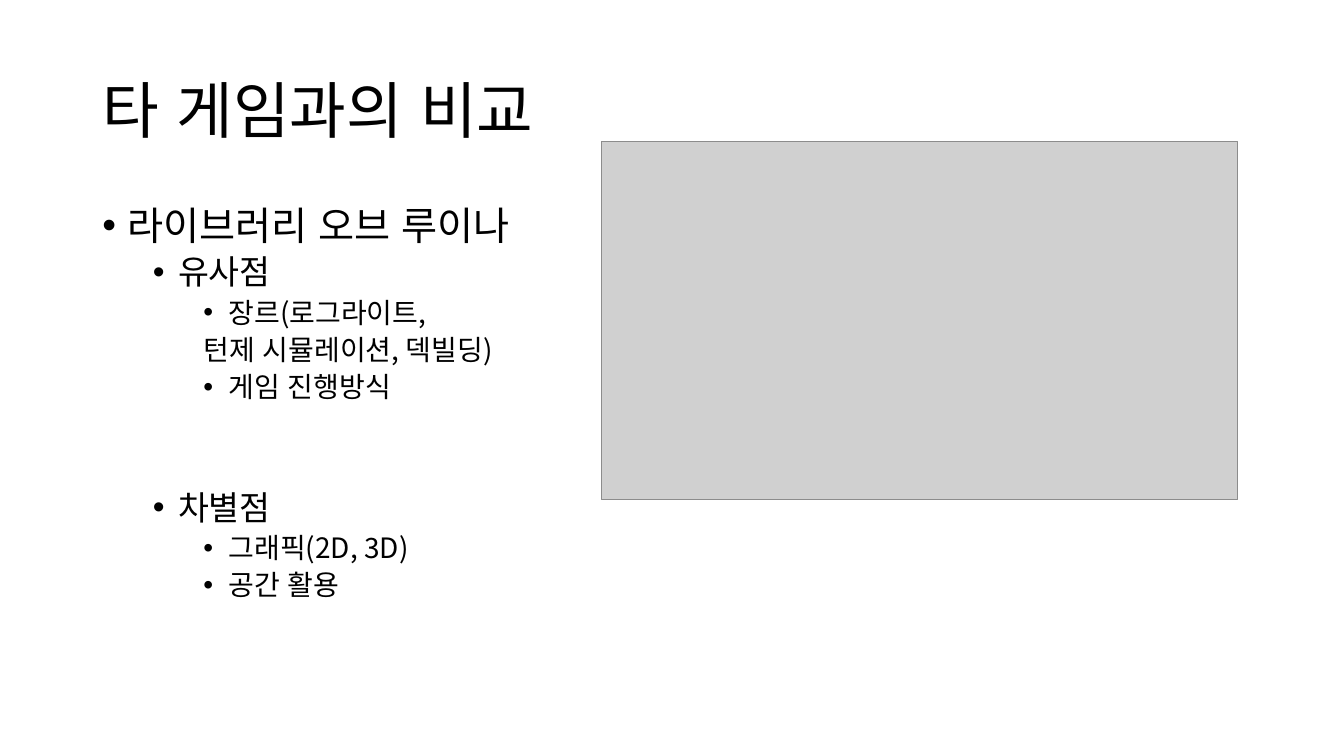
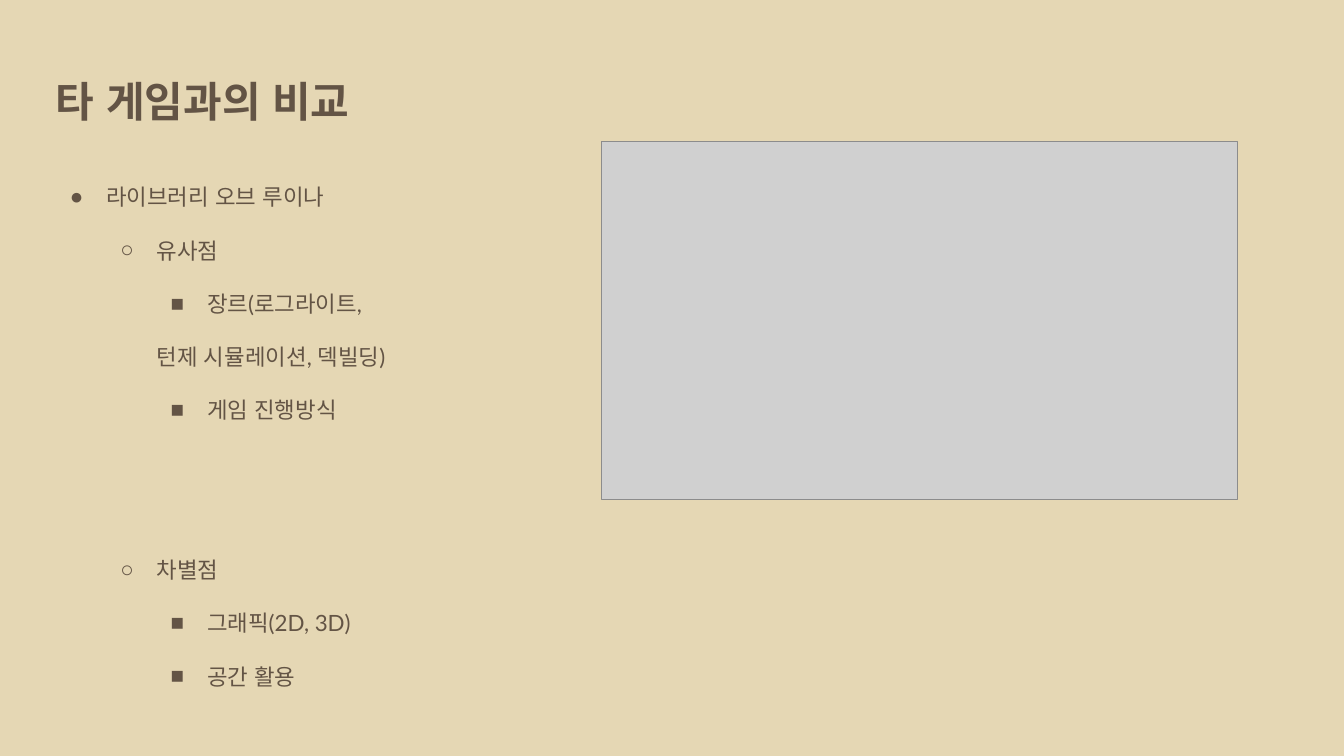
Before and after one commit to Mongzzi/18TUK_GW, a slide deck: slide 16 of Doc/04_제안서/제안서 초안.pptx (slide 17 before the commit). Drawn at 1344x756 pixels with LibreOffice and Linux fonts; fonts in the diff are those of the drawing; grey boxes stand for pictures. Boxes give left, top, right and bottom in pixels: in the first picture for what was removed or moved away, otherwise in the second. Text is boxed around its words. In the diff, an @@ line names an element or a change of style, - is before the commit and + after.

```diff
--- a/Doc/04_제안서/제안서 초안.pptx
+++ b/Doc/04_제안서/제안서 초안.pptx
@@ background #FFFFFF to #E5D7B4 @@
@@ title "타 게임과의 비교": place and size @@
-title "타 게임과의 비교" at box(102, 82, 533, 138)
+title "타 게임과의 비교" at box(56, 82, 349, 121)
@@ title "타 게임과의 비교" at box(56, 82, 349, 121): size 44 to 30 pt, font Noto Sans CJK KR to TeX Gyre Schola, text colour #000000 to #635445, bold on; line spacing 0.9 to 1; vertical alignment middle to top @@
@@ text "라이브러리 오브 루이나": place and size @@
-text "라이브러리 오브 루이나" at box(128, 207, 510, 597)
+text "라이브러리 오브 루이나" at box(106, 186, 386, 687)
@@ text "라이브러리 오브 루이나" at box(106, 186, 386, 687): size 28 to 16 pt in "라이브러리 오브 루이나"; font Noto Sans CJK KR to Lato, text colour #000000 to #635445; size 24 to 16 pt in "유사점", "차별점"; size 20 to 16 pt in "장르(로그라이트,", "턴제 시뮬레이션, 덱빌딩)", "게임 진행방식", "그래픽(2D, 3D)" and 1 more places; bullet • to ●; line spacing 0.9 to 1.15; less space between paragraphs; bullet • to ○; more space between paragraphs; bullet • to ■ @@
```
Also in this commit, not shown: 15 other slides changed, 3 slides added, 4 slides removed.
